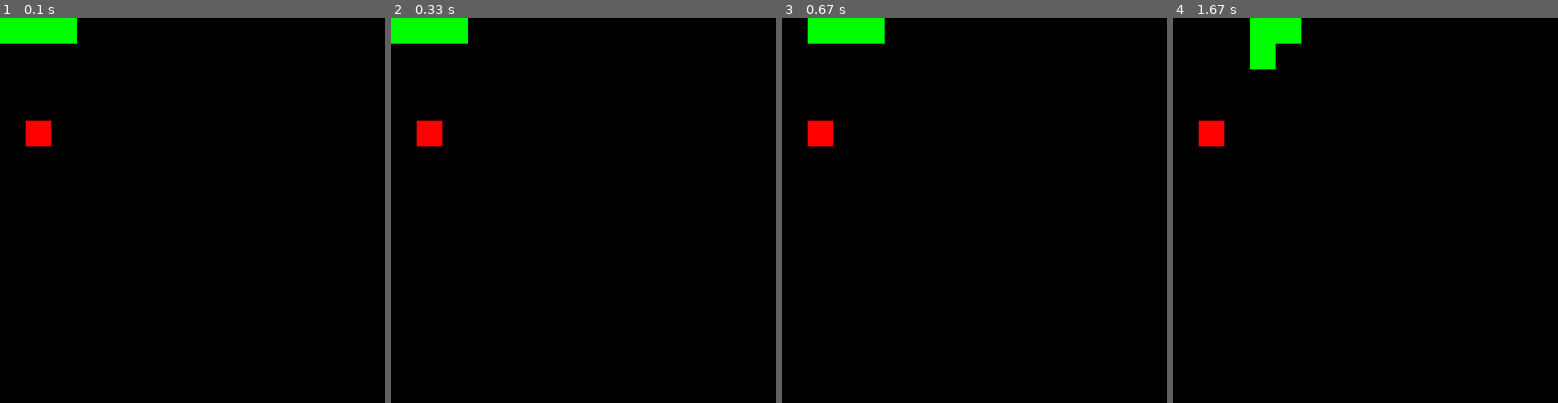
Above: before the commit, frames 1-4 (left to right).
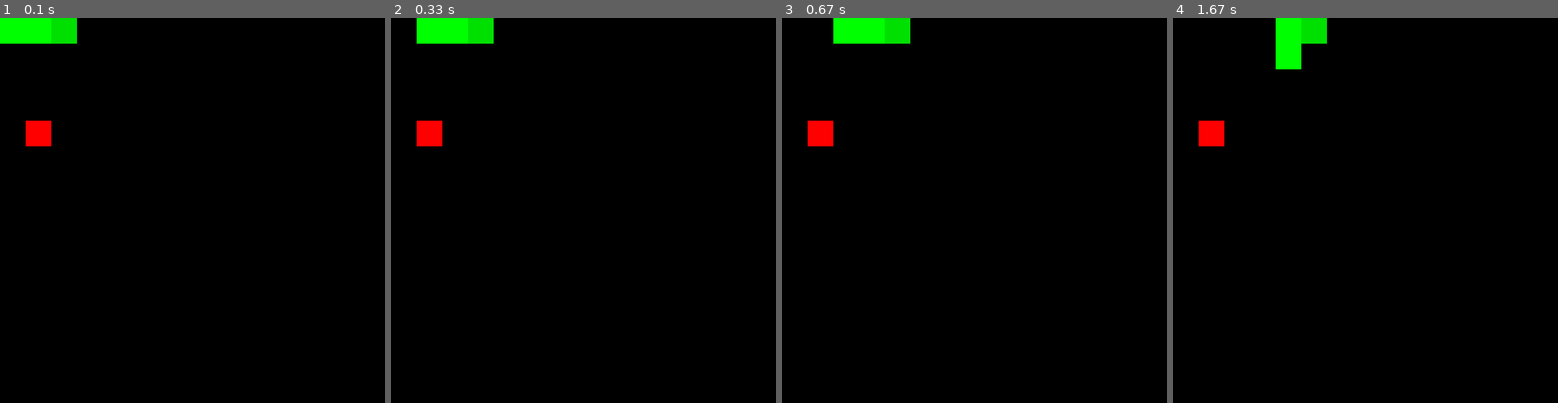
Above: after the commit, the same moments.

Repository: NorbertCode/PygameSnake
Game: pygame game, started from main.py
Two runs of this game, one before a commit and one after it. Both use one fixed random seed, a clock stepped at 60 frames per second and the inputs below.
Inputs:
- Up to frame 1 (0.1 s): no input
- Up to frame 2 (0.33 s): no input
- Up to frame 3 (0.67 s): tap Enter at 0.33 s
- Up to frame 4 (1.67 s): hold Up 1.17-1.63 s

The runs differ from the first frame. In frame 1, 0.4% of the frame differs, in the area x 13-20%, y 0-7%; in frame 2, 0.9%; in frame 3, 0.9%; in frame 4, 1.8%, in the area x 20-40%, y 0-14%.

Commit message:
fixed point spawning, removed pause, qol changes

Diff:
--- a/main.py
+++ b/main.py
@@ -16,7 +16,7 @@
 point = pygame.Rect((random.randint(0, AREA_WIDTH - 1) * CELL_SIZE, random.randint(0, AREA_HEIGHT - 1) * CELL_SIZE, CELL_SIZE, CELL_SIZE))
 
 clock = pygame.time.Clock()
-timePerTick = 500 # milliseconds, so 0.5 second
+timePerTick = 300 # milliseconds
 timeSinceTick = 0
 
 gameOver = False
@@ -48,8 +48,6 @@
                 toBeDirection = (-1, 0)
             elif pressed[pygame.K_RIGHT]:
                 toBeDirection = (1, 0)
-            elif pressed[pygame.K_SPACE]:
-                pause = not pause
 
             # check if going that direction means going backwards
             toBePosition = (snake[0].x + (toBeDirection[0] * CELL_SIZE), snake[0].y + (toBeDirection[1] * CELL_SIZE))
@@ -64,7 +62,8 @@
 
             # keep randomizing point's position until it's not spawned inside the snake
             while True:
-                point = pygame.Rect((random.randint(0, AREA_WIDTH) * CELL_SIZE, random.randint(0, AREA_HEIGHT) * CELL_SIZE, CELL_SIZE, CELL_SIZE))
+                point = pygame.Rect((random.randint(0, AREA_WIDTH - 1) * CELL_SIZE, random.randint(0, AREA_HEIGHT - 1) * CELL_SIZE, CELL_SIZE, CELL_SIZE))
+                print(point, IsInsideSnake(point, snake))
                 if not IsInsideSnake(point, snake):
                     break
 
@@ -91,8 +90,9 @@
 
     # --- Drawing ---
     pygame.draw.rect(window, (255, 0, 0), point)
-    for cell in snake:
+    for cell in snake[1:]:
         pygame.draw.rect(window, (0, 255, 0), cell)
+    pygame.draw.rect(window, (0, 224, 0), snake[0])
 
     pygame.display.update()
 
